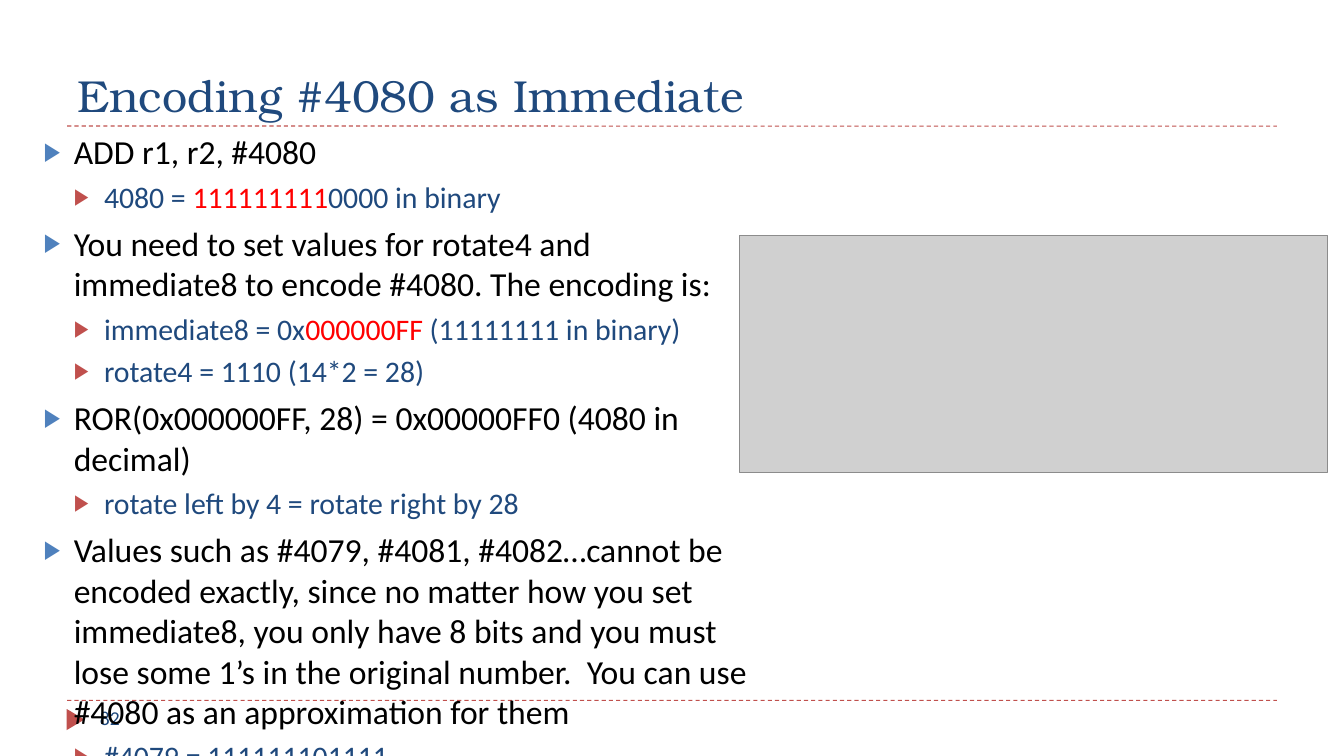
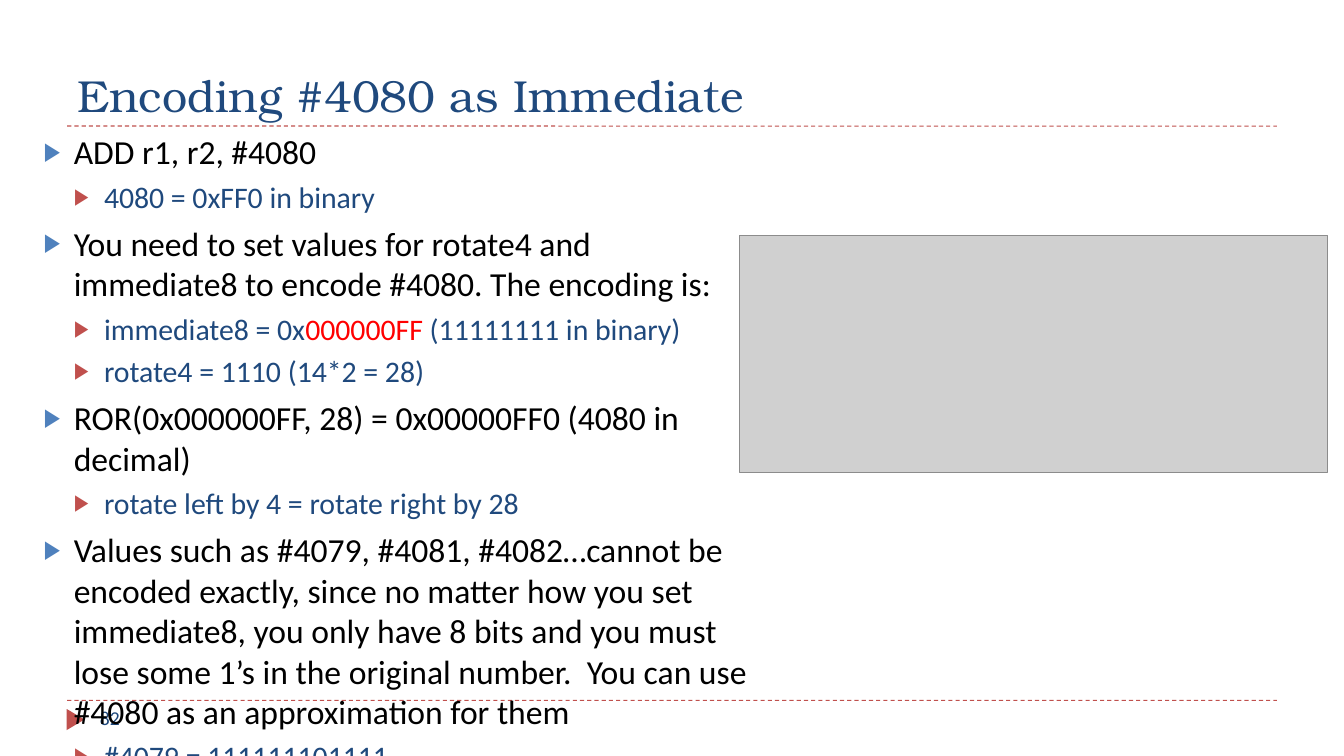
Before and after one commit to guhofstra/CSC111Sp26, a slide deck: slide 82 of PPTs/Ch4_ARM_Arithmetic_Logic.pptx. Drawn at 1344x756 pixels with LibreOffice and Linux fonts; fonts in the diff are those of the drawing; grey boxes stand for pictures. Boxes give left, top, right and bottom in pixels: in the first picture for what was removed or moved away, otherwise in the second. Text is boxed around its words. In the diff, an @@ line names an element or a change of style, - is before the commit and + after.

```diff
--- a/PPTs/Ch4_ARM_Arithmetic_Logic.pptx
+++ b/PPTs/Ch4_ARM_Arithmetic_Logic.pptx
@@ text at [104, 187, 375, 213]: text changed @@
-  ▶ 4080 = 1111111110000 in binary
+  ▶ 4080 = 0xFF0 in binary
```
Also in this commit, not shown: 3 other slides changed, 5 other files.
